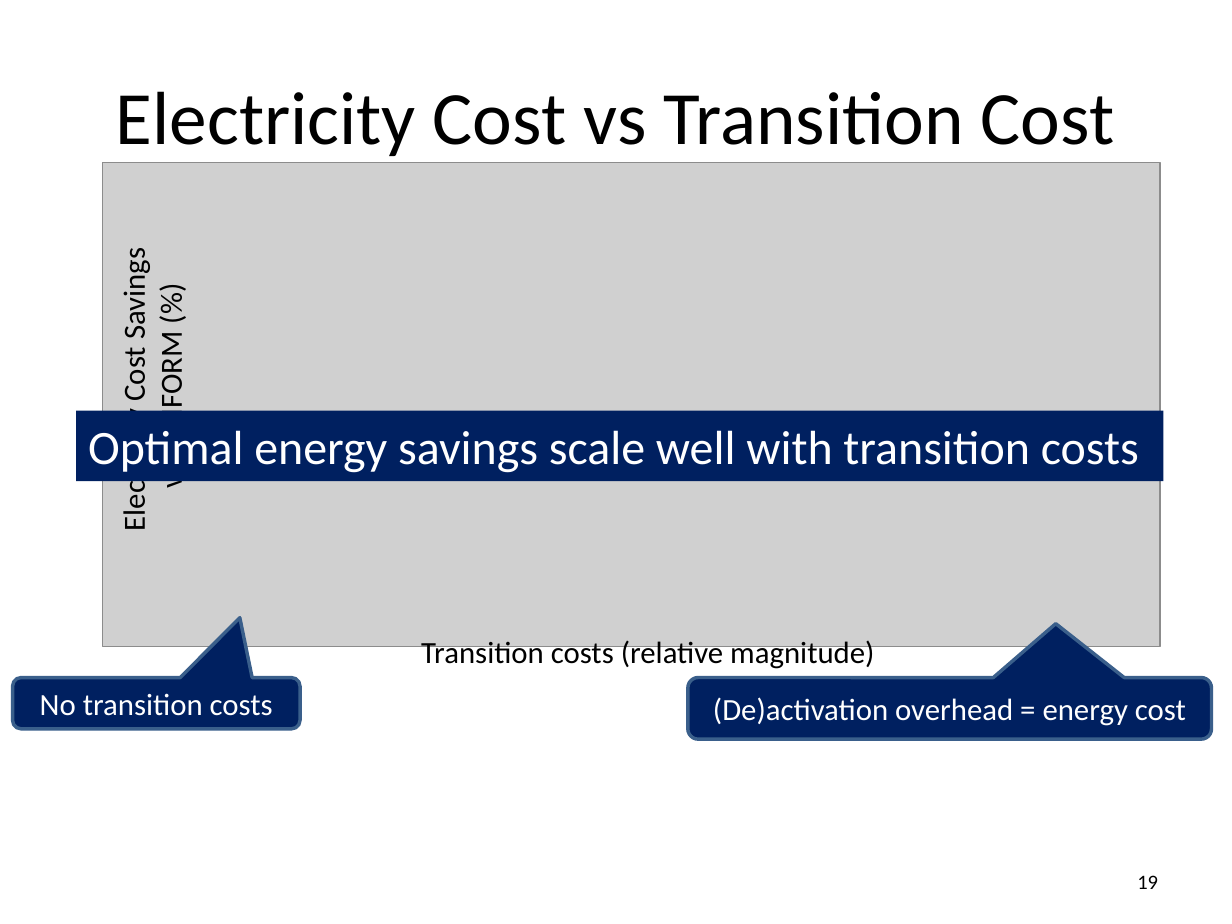
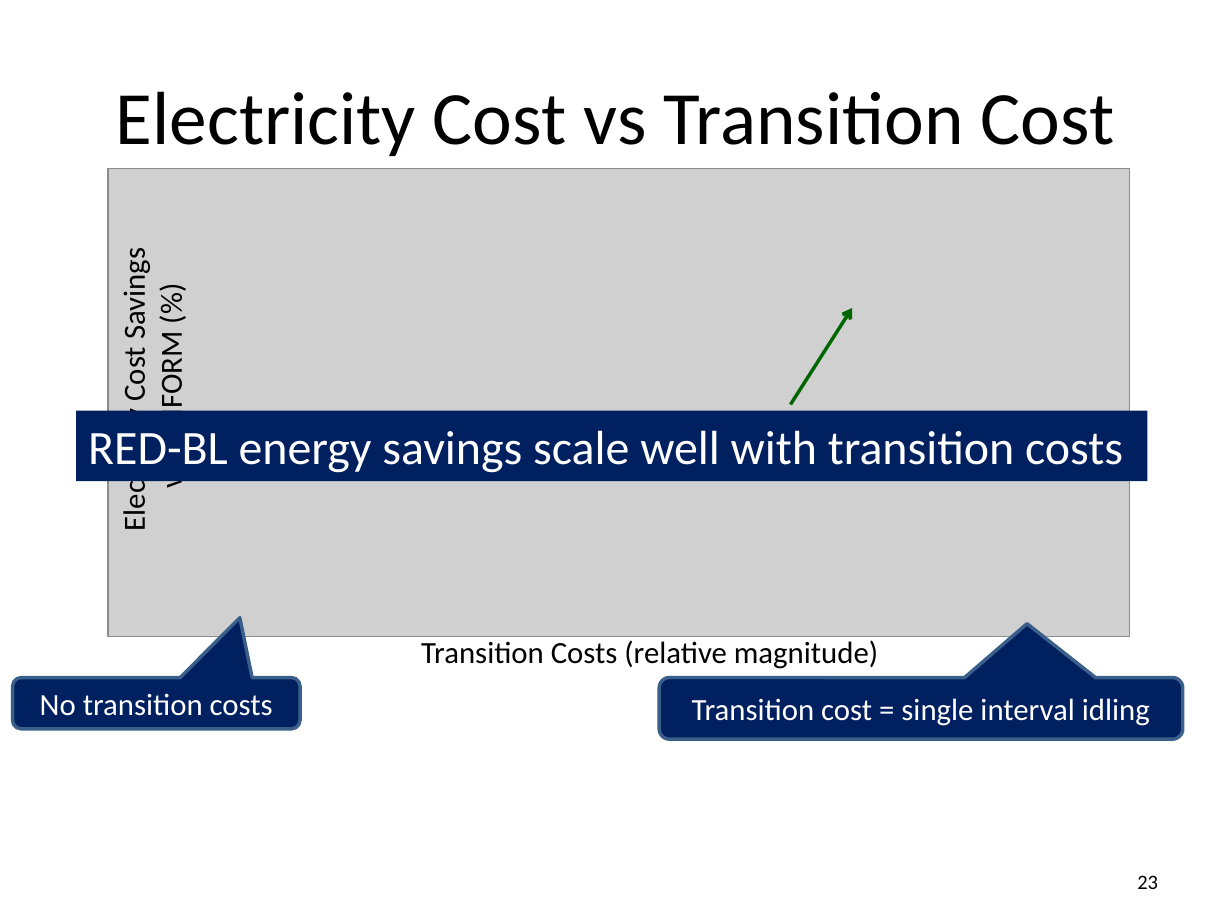
Before and after one commit to msaqib/Dissertation, a slide deck: slide 23 of RED-BLv8b.pptx (slide 19 before the commit). Drawn at 1232x924 pixels with LibreOffice and Linux fonts; fonts in the diff are those of the drawing; grey boxes stand for pictures. Boxes give left, top, right and bottom in pixels: in the first picture for what was removed or moved away, otherwise in the second. Text is boxed around its words. In the diff, an @@ line names an element or a change of style, - is before the commit and + after.

```diff
--- a/RED-BLv8b.pptx
+++ b/RED-BLv8b.pptx
@@ picture: place and size @@
-picture at bbox=[102, 163, 1159, 647]
+picture at bbox=[108, 169, 1130, 637]
@@ arrow added from (791, 404) to (853, 308), #006600 2 pt @@
@@ rectangle "RED-BL energy savings scale well ...": place and size @@
-rectangle "RED-BL energy savings scale well ..." at bbox=[76, 410, 1164, 480]
+rectangle "RED-BL energy savings scale well ..." at bbox=[76, 410, 1148, 480]
@@ text in rectangle at bbox=[88, 430, 1123, 473]: text changed @@
-Optimal energy savings scale well with transition costs
+RED-BL energy savings scale well with transition costs
@@ text at bbox=[421, 640, 878, 669]: text changed @@
-Transition costs (relative magnitude)
+Transition Costs (relative magnitude)
@@ rounded speech box "Transition cost = single interval ...": place and size @@
-rounded speech box "Transition cost = single interval ..." at bbox=[687, 678, 1211, 739]
+rounded speech box "Transition cost = single interval ..." at bbox=[659, 678, 1183, 739]
@@ text in rounded speech box at bbox=[692, 698, 1150, 726]: text changed @@
-(De)activation overhead = energy cost
+Transition cost = single interval idling
@@ page number at bbox=[1137, 875, 1158, 889]: text changed @@
-19
+23
```
Also in this commit, not shown: 32 other slides changed, 7 slides added, 2 slides removed, 32 other files.
